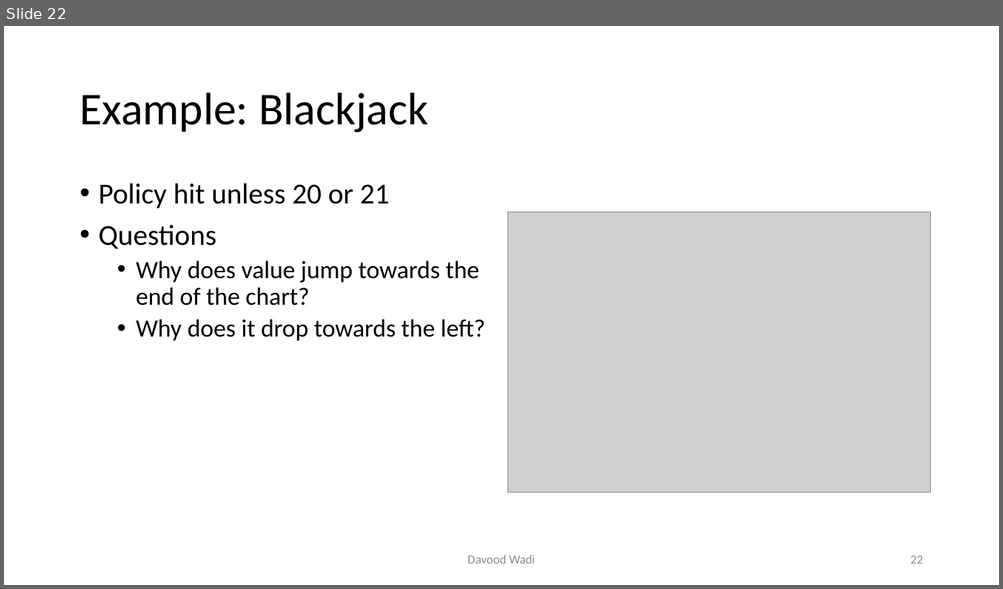
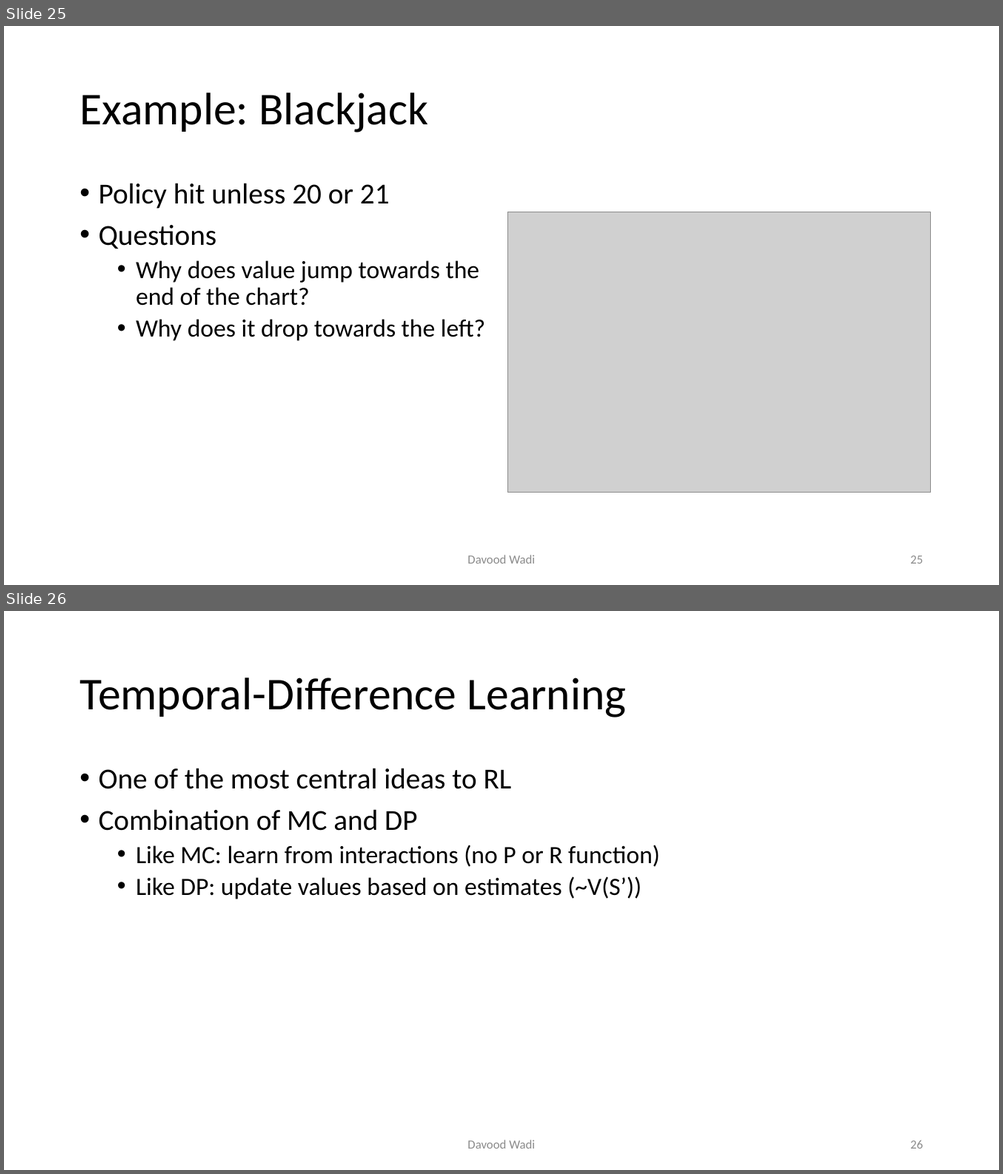
Before and after one commit to davoodwadi/davoodwadi.github.io, a slide deck: RL/RL1_slides.pptx. Shown one above the other, each under a label of ours: slide 22 before the commit, slides 25 and 26 after it. The pictures are 1003x589 and 1003x1174 pixels, drawn with LibreOffice and Linux fonts; fonts in the diff are those of the drawing; grey boxes stand for pictures; background and template pictures are left out. Boxes give left, top, right and bottom in pixels: in the first picture for what was removed or moved away, otherwise in the second. Text is boxed around its words. In the diff, an @@ line names an element or a change of style, - is before the commit and + after.

```diff
--- a/RL/RL1_slides.pptx
+++ b/RL/RL1_slides.pptx
@@ slide 26 added at (4,611,999,1170), background #FFFFFF @@
@@ title added at (79,678,626,718), 44 pt, text #000000 @@
+Temporal-Difference Learning
@@ text added at (99,768,660,900), 24 pt, text #000000 @@
+• One of the most central ideas to RL
+• Combination of MC and DP
+  • Like MC: learn from interactions (no P or R function)
+  • Like DP: update values based on estimates (~V(S’))
@@ text added at (467,1140,535,1149), 12 pt, text #8C8C8C @@
+Davood Wadi
@@ page number added at (910,1141,922,1149), 12 pt, text #8C8C8C @@
+26
@@ what was slide 22 is now slide 25 @@
@@ page number at (910,556,922,564): text changed @@
-22
+25
```
Also in this commit, not shown: 1 slide changed, 9 other slides added.
